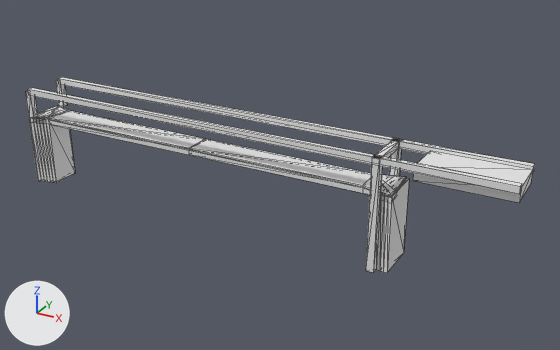
A saved change to the glTF model models/nijkerk/nijkerk-brug-16b10121-12/nijkerk-brug-16b10121-12.glb.
The view is the same before and after, from a 50 mm camera at (57.1, -81.5, 39.2) aimed at (11.2, 2.1, -2.6). Lighting does not change. The marker at lower left points along +X, +Y and +Z. The picture after the commit comes second. Mesh edges are drawn as thin lines.

Objects in the first picture: 'building:balans', 'building:balans 2', 'building:contragewicht', 'building:hamei', 'building:hamei 2', 'building:hangstang', 'building:hangstang 2', 'building:portaal', 'road:dek', 'road:dek 2', 'road:landhoofd (aangenomen)', 'road:landhoofd (aangenomen) 2', 'road:rijbaan lokale weg', 'road:rijbaan lokale weg 2'.
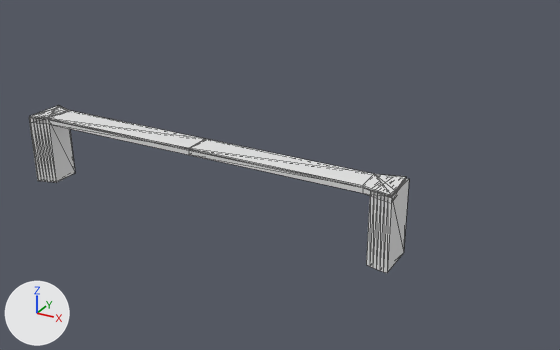
Pixel boxes (x1, y1, x2, y2) of what changed, in the pictures (560 x 350 px):
'building:balans 2', deleted
    before: (27, 88, 522, 194)
'building:balans', deleted
    before: (58, 77, 535, 172)
'building:contragewicht', deleted
    before: (413, 151, 533, 203)
'building:hamei 2', deleted
    before: (366, 155, 383, 272)
'building:hangstang 2', deleted
    before: (26, 91, 38, 119)
'building:portaal', deleted
    before: (376, 139, 399, 157)
'building:hamei', deleted
    before: (389, 138, 402, 176)
'building:hangstang', deleted
    before: (56, 80, 67, 107)

Edits to the bpy script that builds the scene:
```text
Remove ob_building_hamei:
    ob_building_hamei = bpy.data.objects.new('building:hamei', me_hamei)
    ob_building_hamei.location = (0.0, 0.0, 0.0)
Remove ob_building_hamei_2:
    ob_building_hamei_2 = bpy.data.objects.new('building:hamei 2', me_hamei_2)
    ob_building_hamei_2.location = (0.0, 0.0, 0.0)
Remove ob_building_portaal:
    ob_building_portaal = bpy.data.objects.new('building:portaal', me_portaal)
    ob_building_portaal.location = (0.0, 0.0, 0.0)
Remove ob_building_balans:
    ob_building_balans = bpy.data.objects.new('building:balans', me_balans)
    ob_building_balans.location = (0.0, 0.0, 0.0)
Remove ob_building_hangstang:
    ob_building_hangstang = bpy.data.objects.new('building:hangstang', me_hangstang)
    ob_building_hangstang.location = (0.0, 0.0, 0.0)
Remove ob_building_balans_2:
    ob_building_balans_2 = bpy.data.objects.new('building:balans 2', me_balans_2)
    ob_building_balans_2.location = (0.0, 0.0, 0.0)
Remove ob_building_hangstang_2:
    ob_building_hangstang_2 = bpy.data.objects.new('building:hangstang 2', me_hangstang_2)
    ob_building_hangstang_2.location = (0.0, 0.0, 0.0)
Remove ob_building_contragewicht:
    ob_building_contragewicht = bpy.data.objects.new('building:contragewicht', me_contragewicht)
    ob_building_contragewicht.location = (0.0, 0.0, 0.0)
```
